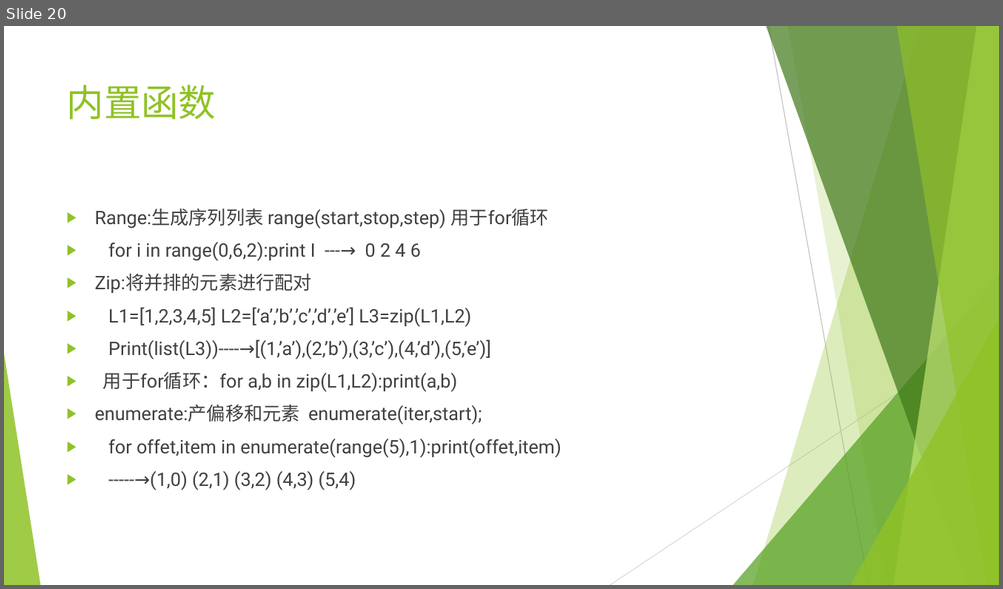
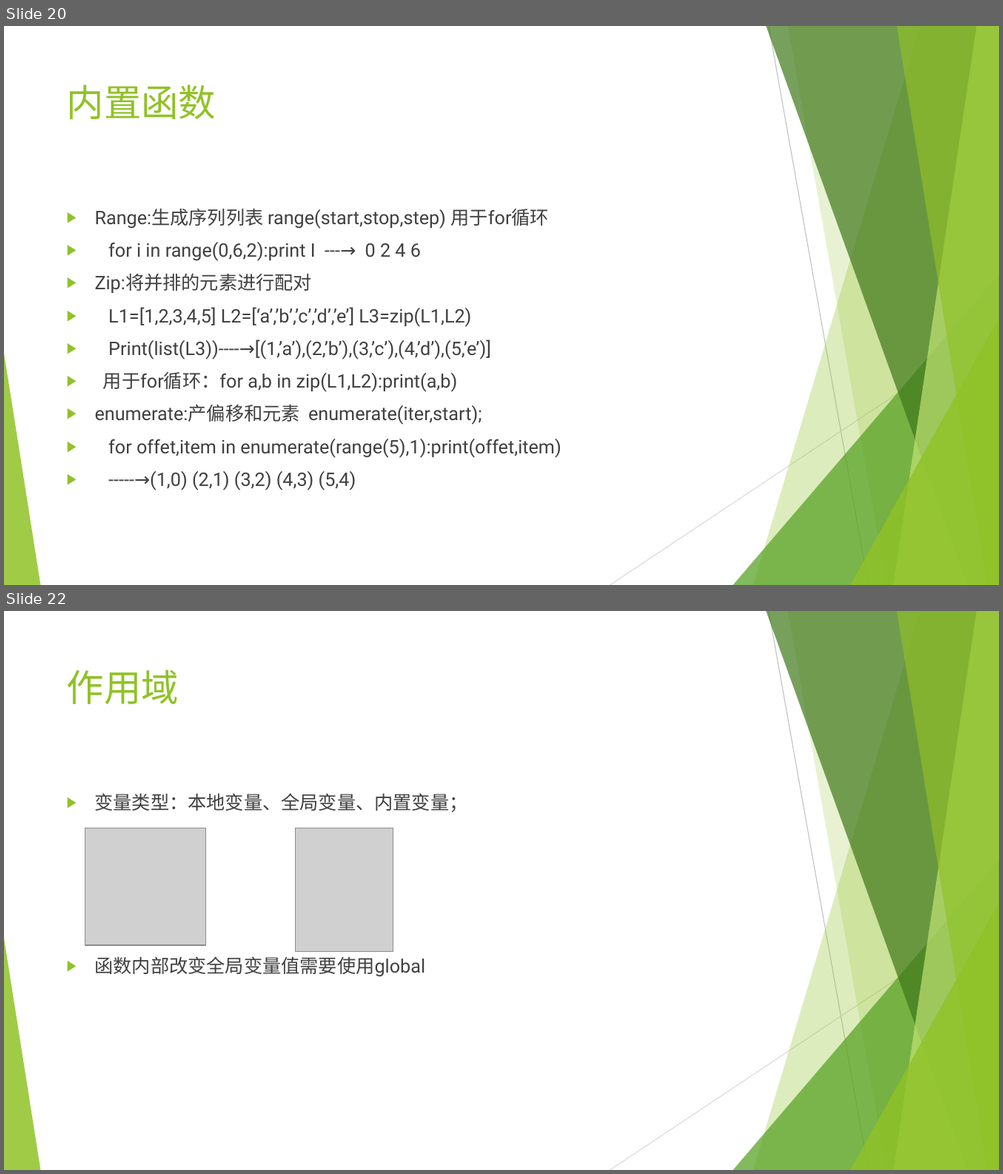
Before and after one commit to mrzhangs1015916/LearnPython, a slide deck: python.pptx. Shown one above the other, each under a label of ours: slide 20 before the commit, slides 20 and 22 after it; the slides between them are not shown. The pictures are 1003x589 and 1003x1174 pixels, drawn with LibreOffice and Linux fonts; fonts in the diff are those of the drawing; grey boxes stand for pictures. Boxes give left, top, right and bottom in pixels: in the first picture for what was removed or moved away, otherwise in the second. Text is boxed around its words. In the diff, an @@ line names an element or a change of style, - is before the commit and + after.

```diff
--- a/python.pptx
+++ b/python.pptx
@@ slide 22 added at (x1=4, y1=611, x2=999, y2=1170), background #FFFFFF; not listed: 10 template elements that a slide beside it also shows @@
@@ title added at (x1=67, y1=669, x2=179, y2=704), 36 pt, text #90C226 @@
+作用域
@@ text added at (x1=95, y1=793, x2=468, y2=977), 18 pt, text #404040 @@
+▶ 变量类型：本地变量、全局变量、内置变量；
+▶ 函数内部改变全局变量值需要使用global
@@ picture added at (x1=85, y1=828, x2=205, y2=945) @@
@@ picture added at (x1=295, y1=828, x2=392, y2=951) @@
```
Also in this commit, not shown: 12 other slides added, 1 other file.
